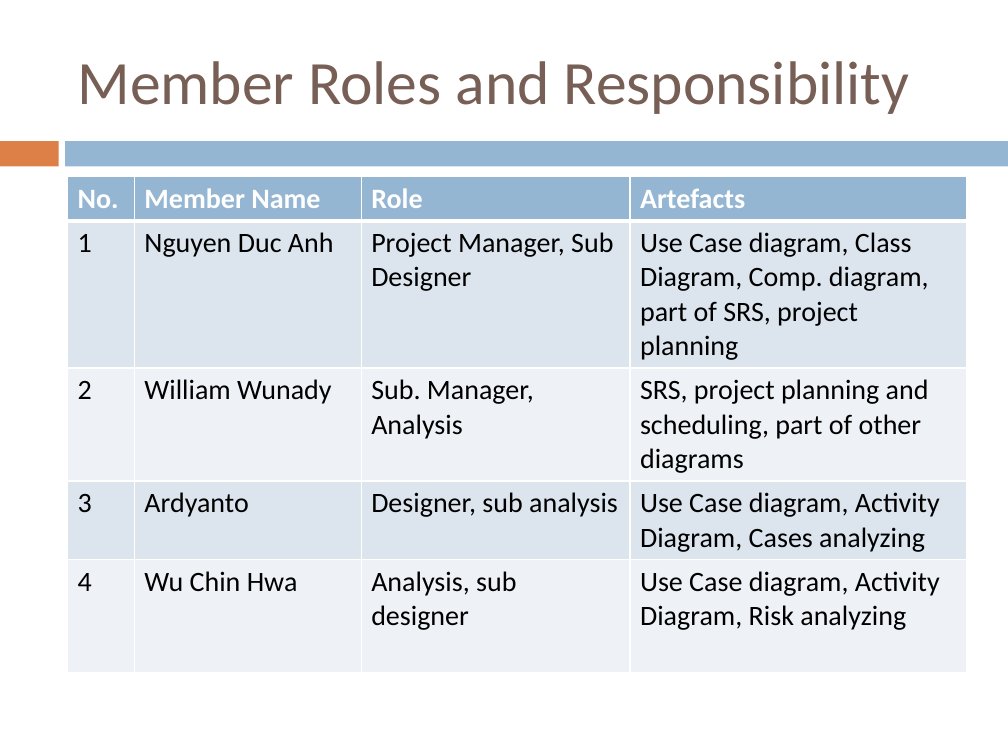
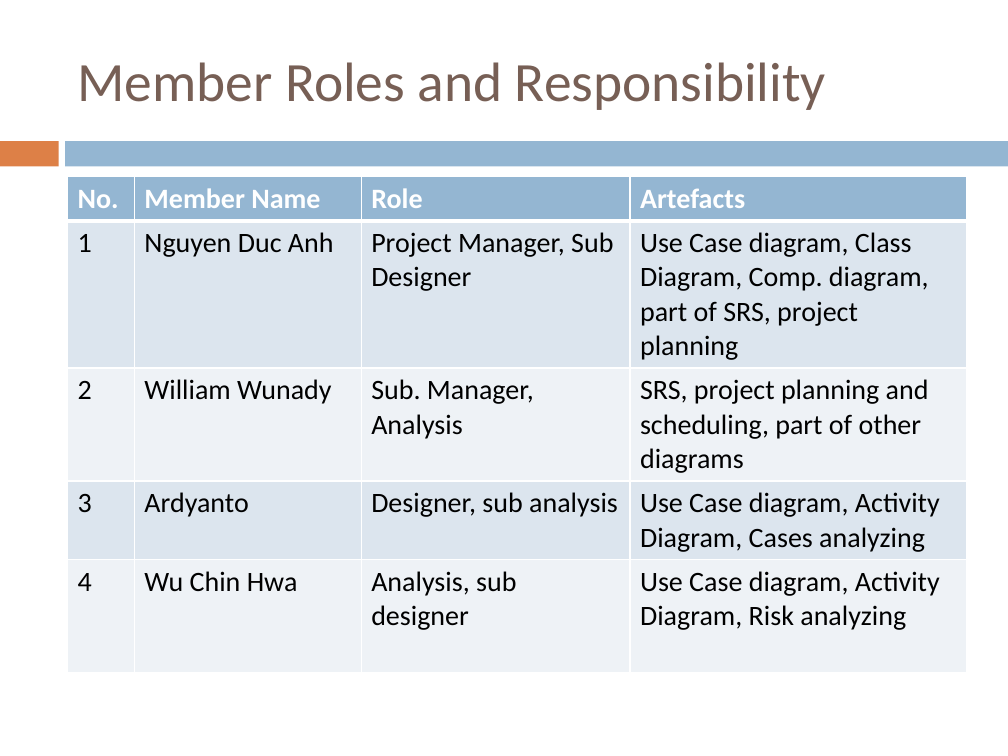
Before and after one commit to ledz1996/Group4Assng, a slide deck: slide 7 of csci222 a1 ppt.pptx. Drawn at 1008x756 pixels with LibreOffice and Linux fonts; fonts in the diff are those of the drawing. Boxes give left, top, right and bottom in pixels: in the first picture for what was removed or moved away, otherwise in the second. Text is boxed around its words. In the diff, an @@ line names an element or a change of style, - is before the commit and + after.

```diff
--- a/csci222 a1 ppt.pptx
+++ b/csci222 a1 ppt.pptx
@@ title "Member Roles and Responsibility" at (x1=77, y1=62, x2=826, y2=110): size 44 to 39.6 pt @@
```
Also in this commit, not shown: 3 other slides changed, 4 slides added, 4 other files.
